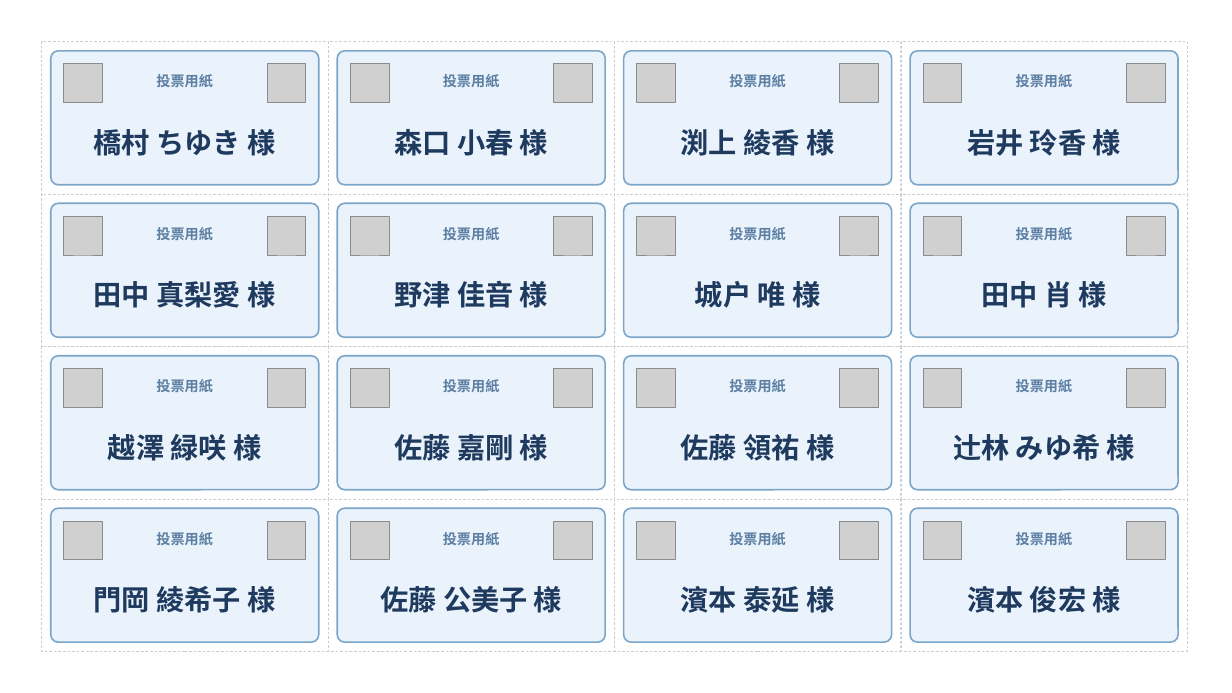
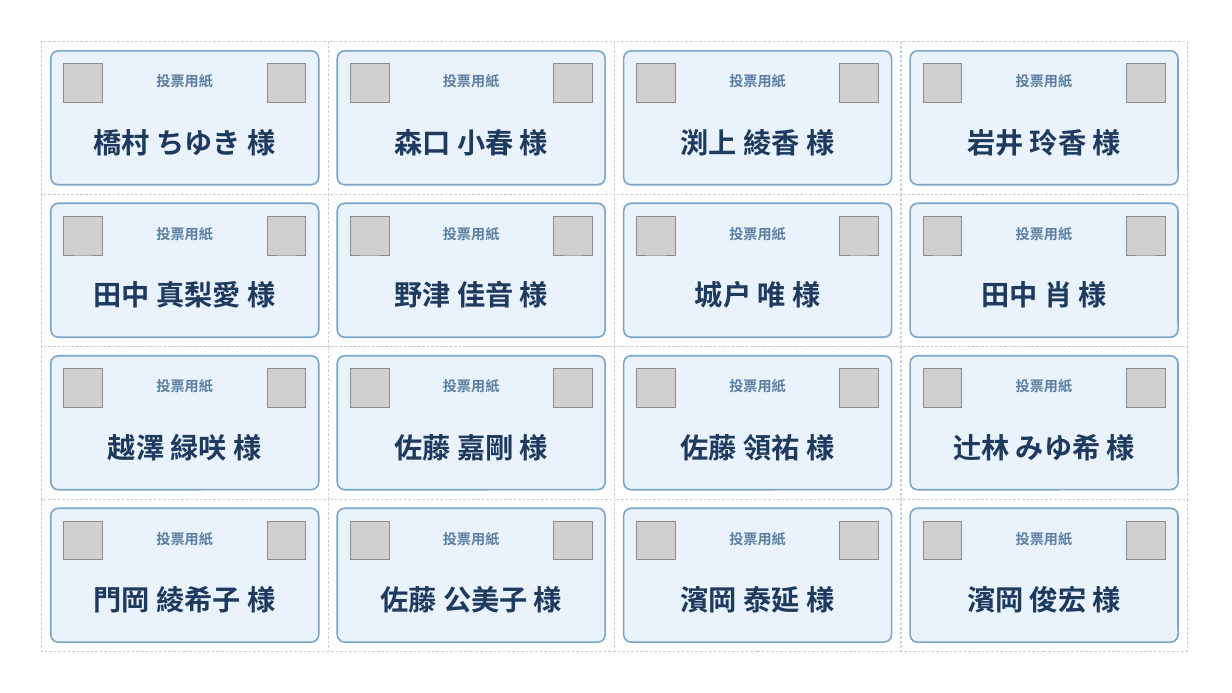
Before and after one commit to yuki5ilg/WeddingInvitations, a slide deck: slide 3 of voting_ballots.pptx. Drawn at 1232x693 pixels with LibreOffice and Linux fonts; fonts in the diff are those of the drawing; grey boxes stand for pictures. Boxes give left, top, right and bottom in pixels: in the first picture for what was removed or moved away, otherwise in the second. Text is boxed around its words. In the diff, an @@ line names an element or a change of style, - is before the commit and + after.

```diff
--- a/voting_ballots.pptx
+++ b/voting_ballots.pptx
@@ text at bbox=[681, 586, 834, 613]: text changed @@
-濱本 泰延 様
+濱岡 泰延 様
@@ text at bbox=[967, 586, 1121, 613]: text changed @@
-濱本 俊宏 様
+濱岡 俊宏 様
```
Also in this commit, not shown: 1 other slide changed, 1 other file.
